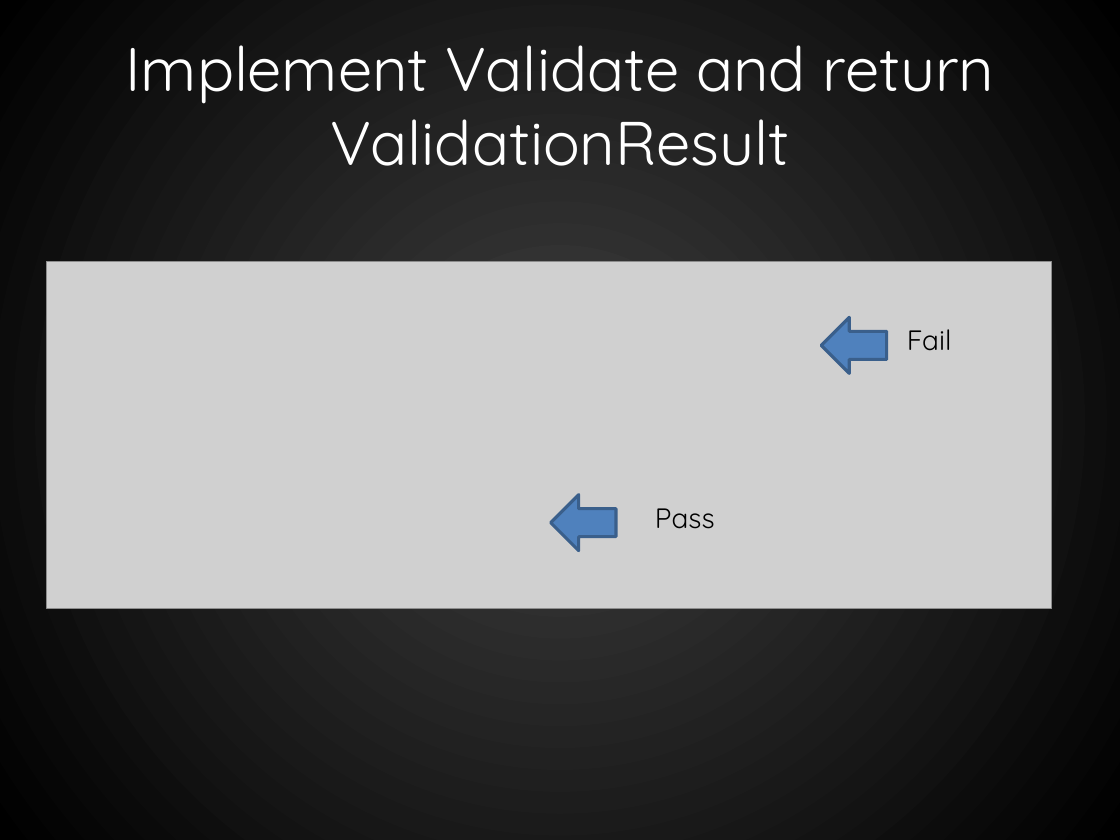
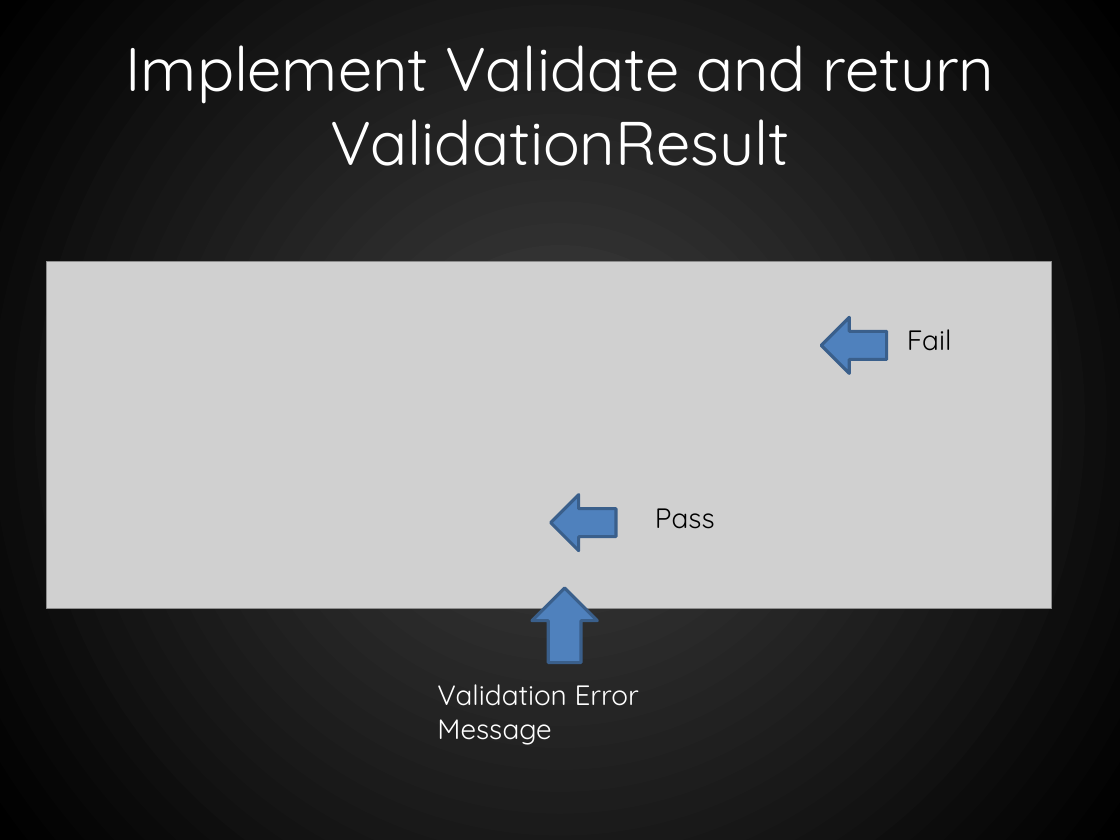
Before and after one commit to RookieOne/WPF-Input-Validation, a slide deck: slide 10 of WPF Validation.pptx. Drawn at 1120x840 pixels with LibreOffice and Linux fonts; fonts in the diff are those of the drawing; grey boxes stand for pictures. Boxes give left, top, right and bottom in pixels: in the first picture for what was removed or moved away, otherwise in the second. Text is boxed around its words. In the diff, an @@ line names an element or a change of style, - is before the commit and + after.

```diff
--- a/WPF Validation.pptx
+++ b/WPF Validation.pptx
@@ right arrow added at box(533, 587, 598, 662), fill #4F81BD, outline #3A5F8C 2 pt @@
@@ text added at box(437, 684, 639, 745), 18 pt, text #FFFFFF @@
+Validation Error Message
```
Also in this commit, not shown: 9 other slides changed, 18 slides added, 3 slides removed, 32 other files.
